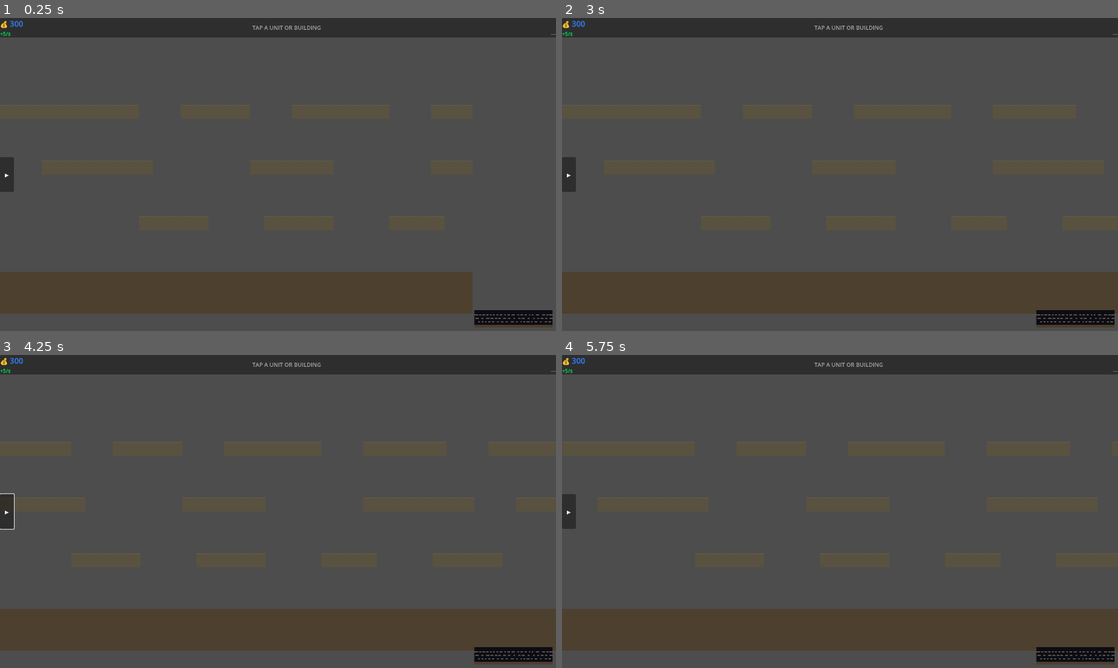
Above: before the commit, frames 1-4 (two rows, left to right).
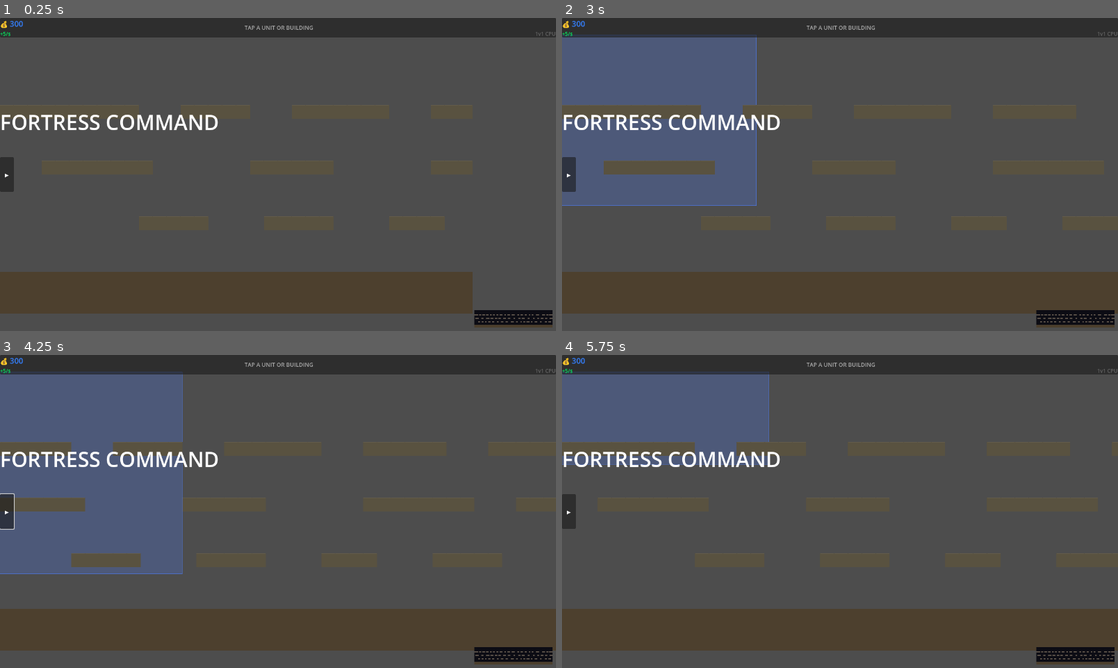
Above: after the commit, the same moments.

Repository: infinitybiscuit/fortress-command
Game: Godot game, scene res://scenes/game/game_scene.tscn
Same seed, same stepped clock (60 frames per second), same inputs: the game is played once before the commit and once after it.
Inputs (mouse positions are in pixels of both pictures, inside the frame that each line leads up to):
- Up to frame 1 (0.25 s): no input
- Up to frame 2 (3 s): click "▸" at 0.5 s; click "✕" at 1.25 s; tap A at 2, 2.75 s; move the mouse to (962, 158) at 2.02 s; hold Right (ui_right) 2.03-2.75 s; click (962, 158) at 2.17 s; drag from (728, 190) to (812, 237) at 2.77 s
- Up to frame 3 (4.25 s): tap A at 3.5 s; move the mouse to (333, 442) at 3.52 s; hold Right (ui_right) from 3.53 s (still down)
- Up to frame 4 (5.75 s): release Right (ui_right) at 4.25 s; tap A at 4.25, 5 s; drag from (812, 574) to (673, 464) at 4.27 s; move the mouse to (1006, 558) at 5.02 s; hold Left (ui_left) from 5.03 s (still down)

The runs differ from the first frame. In frame 1, 1.0% of the frame differs, in the area x 0-100%, y 2-36%; in frame 2, 17%; in frame 3, 19%, in the area x 0-100%, y 2-70%; in frame 4, 10%.
Error before the commit: Parse Error: Unexpected "Indent" in class body. (res://scripts/game/game_scene.gd:85)
Error after the commit: Invalid call. Nonexistent function 'set_border_radius_all' in base 'StyleBoxFlat'. (res://scripts/game/game_scene.gd:131)

Commit message:
Fix: ColorRect for overlay backgrounds, restore indentation

Diff:
--- a/godot/scripts/game/game_scene.gd
+++ b/godot/scripts/game/game_scene.gd
@@ -81,7 +81,7 @@
 	add_child(_title_menu_layer)
 
 	# Dark background
-var bg := ColorRect.new()
+	var bg := ColorRect.new()
 	bg.color = Color(0.0, 0.0, 0.0, 0.85)
 	_title_menu_layer.add_child(bg)
 
@@ -166,7 +166,7 @@
 	add_child(_game_over_layer)
 
 	# Dark background
-var bg := ColorRect.new()
+	var bg := ColorRect.new()
 	bg.color = Color(0.0, 0.0, 0.0, 0.75)
 	_game_over_layer.add_child(bg)
 
